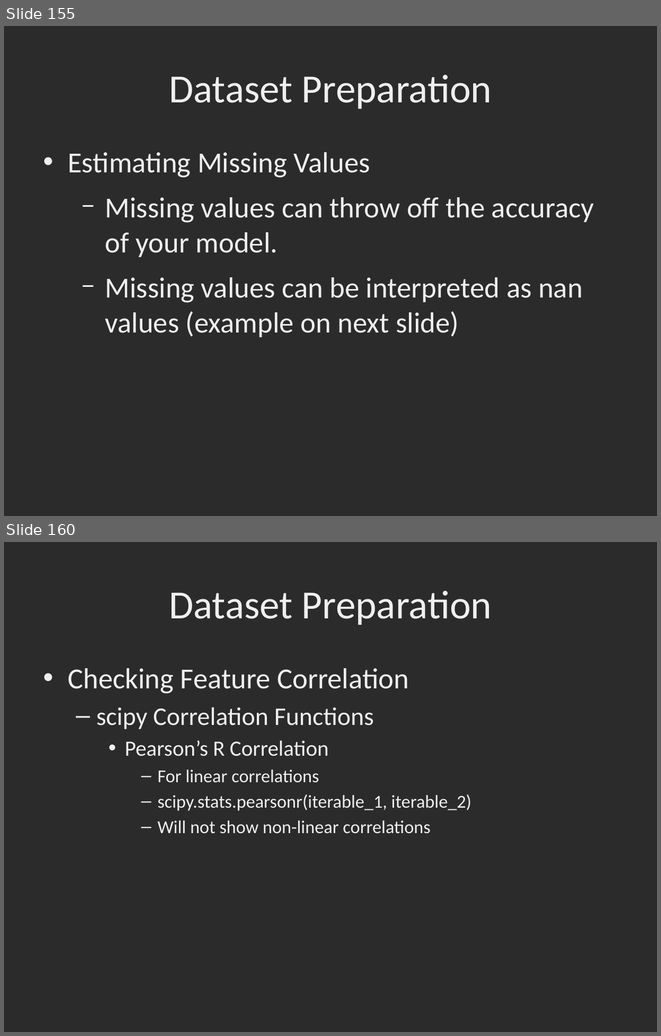
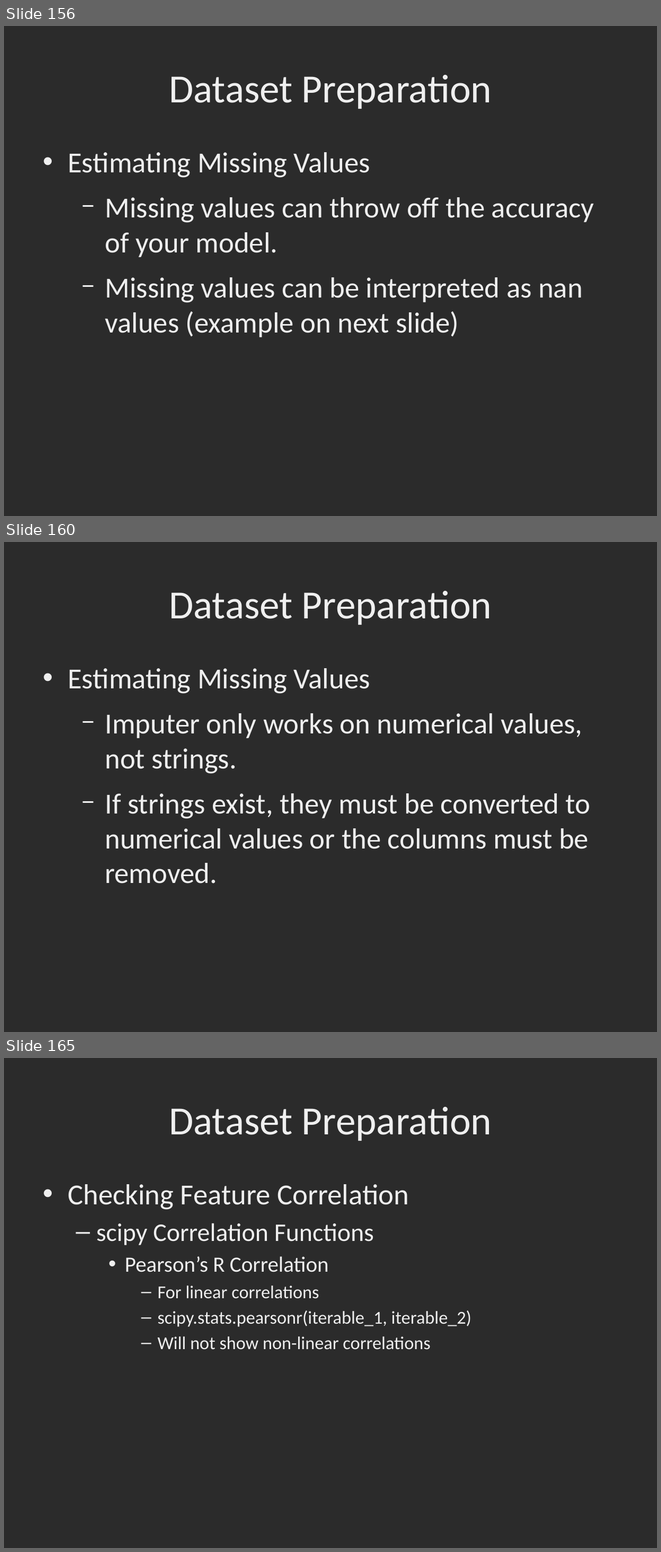
Before and after one commit to dbowmans46/PracticalProgramming, a slide deck: Session 7 - Python/Instructional Material/Session 7 - Python Brief Intro to Machine Learning with Scikit Learn.odp. Shown one above the other, each under a label of ours: slides 155 and 160 before the commit, slides 156, 160 and 165 after it; the slides between them are not shown. The pictures are 661x1036 and 661x1552 pixels, drawn with LibreOffice and Linux fonts; fonts in the diff are those of the drawing; background and template pictures are left out; a plain dark background stands for a picture behind light text. Boxes give left, top, right and bottom in pixels: in the first picture for what was removed or moved away, otherwise in the second. Text is boxed around its words. In the diff, an @@ line names an element or a change of style, - is before the commit and + after.

Commit message:
Slides and code for imputer added.

```diff
--- a/Session 7 - Python/Instructional Material/Session 7 - Python Brief Intro to Machine Learning with Scikit Learn.odp
+++ b/Session 7 - Python/Instructional Material/Session 7 - Python Brief Intro to Machine Learning with Scikit Learn.odp
@@ slide 160 added at box(4, 542, 657, 1032), background picture (left out) @@
@@ title added at box(169, 591, 492, 625), 44 pt, text #EFEFEF @@
+Dataset Preparation
@@ text added at box(68, 668, 591, 883), 32 pt, text #EFEFEF @@
+• Estimating Missing Values
+  − Imputer only works on numerical values, not strings.
+  − If strings exist, they must be converted to numerical values or the columns must be removed.
@@ what was slide 155 is now slide 156 @@
@@ what was slide 160 is now slide 165 @@
```
Also in this commit, not shown: 6 slides changed, 4 other slides added, 1 other file.
